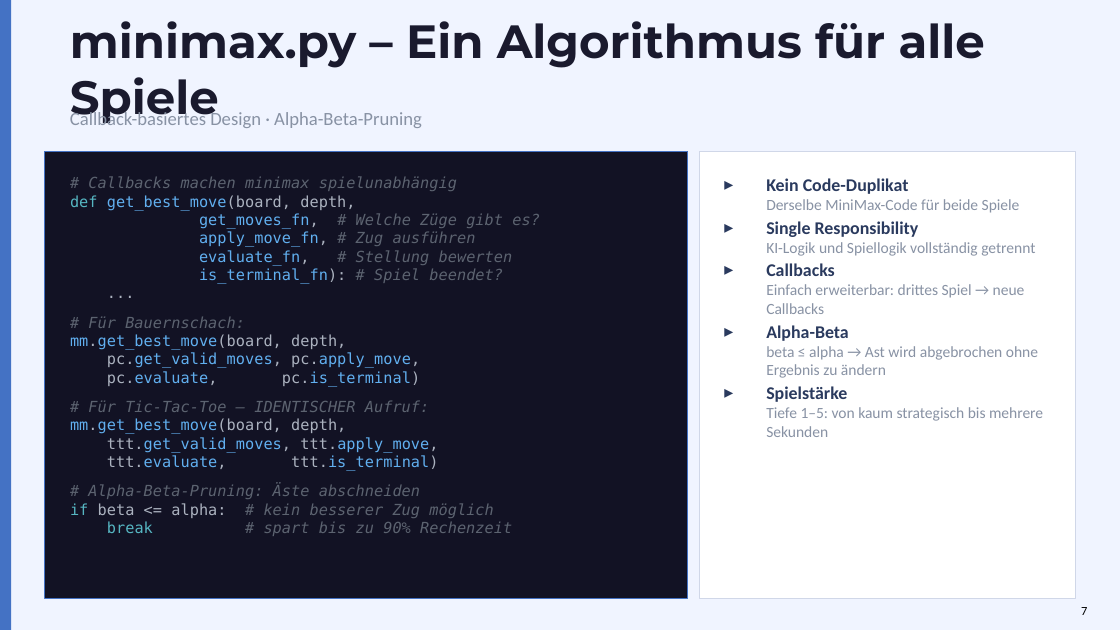
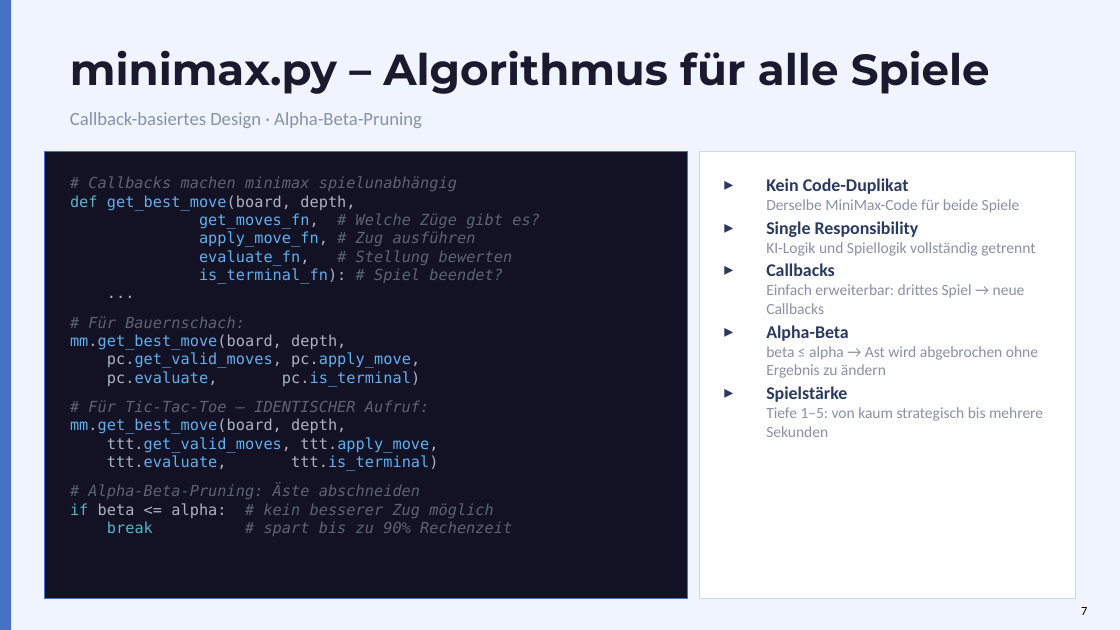
Before and after one commit to Tasterloster/Projekt_berufsschule, a slide deck: slide 7 of Präsentation/Präsentation_Projekt/HHBKTendo_Praesentation_1.pptx. Drawn at 1120x630 pixels with LibreOffice and Linux fonts; fonts in the diff are those of the drawing. Boxes give left, top, right and bottom in pixels: in the first picture for what was removed or moved away, otherwise in the second. Text is boxed around its words. In the diff, an @@ line names an element or a change of style, - is before the commit and + after.

```diff
--- a/Präsentation/Präsentation_Projekt/HHBKTendo_Praesentation_1.pptx
+++ b/Präsentation/Präsentation_Projekt/HHBKTendo_Praesentation_1.pptx
@@ text at [70, 50, 990, 94]: text changed; size 30 to 28 pt @@
-minimax.py – Ein Algorithmus für alle Spiele
+minimax.py – Algorithmus für alle Spiele
```
Also in this commit, not shown: 13 other slides changed.
